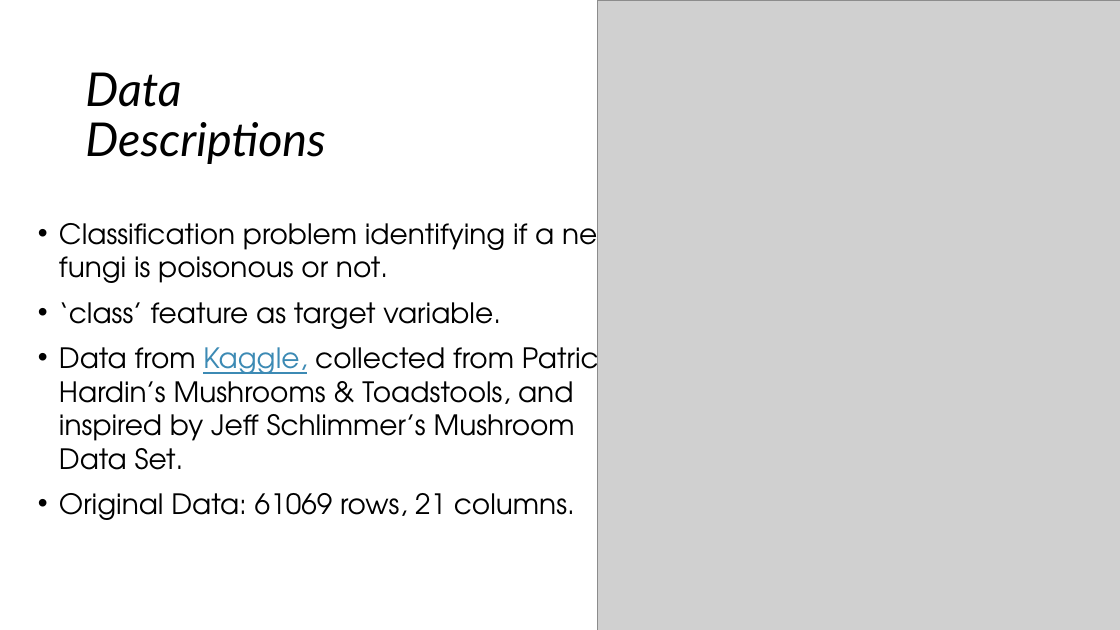
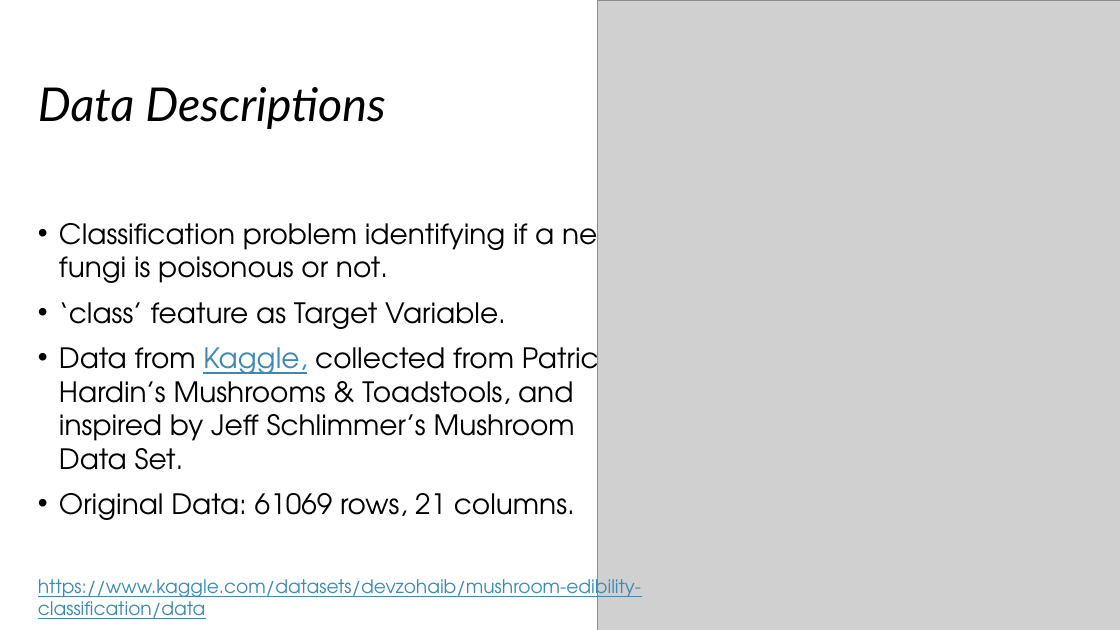
Before and after one commit to kathywu1201/Mushroom_Edibility_Classification_ML_Project, a slide deck: slide 3 of midterm_presentation.pptx. Drawn at 1120x630 pixels with LibreOffice and Linux fonts; fonts in the diff are those of the drawing; grey boxes stand for pictures. Boxes give left, top, right and bottom in pixels: in the first picture for what was removed or moved away, otherwise in the second. Text is boxed around its words. In the diff, an @@ line names an element or a change of style, - is before the commit and + after.

```diff
--- a/midterm_presentation.pptx
+++ b/midterm_presentation.pptx
@@ title "Data Descriptions" rewrapped from bbox=[85, 72, 325, 164] to bbox=[38, 87, 385, 129] @@
@@ text at bbox=[59, 302, 506, 329]: text changed @@
-• ‘class’ feature as target variable.
+• ‘class’ feature as Target Variable.
@@ text added at bbox=[38, 574, 641, 619], 16 pt, text #3C8AB4, underline @@
+https://www.kaggle.com/datasets/devzohaib/mushroom-edibility-classification/data
```
Also in this commit, not shown: 9 other slides changed, 1 slide added, 1 slide removed, 7 other files.
